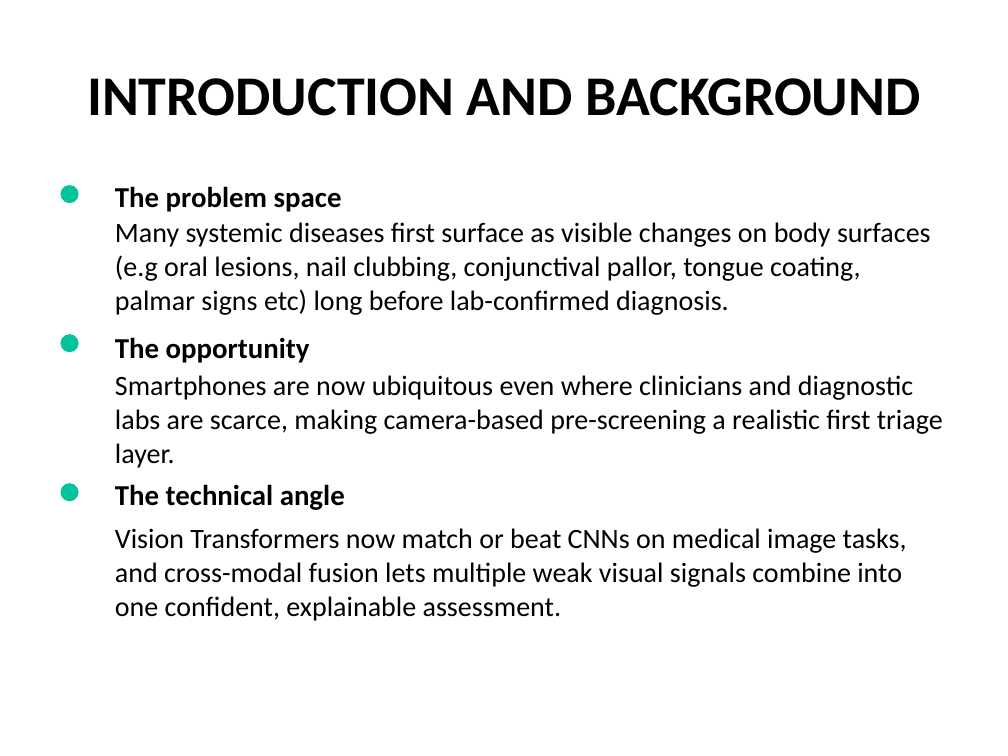
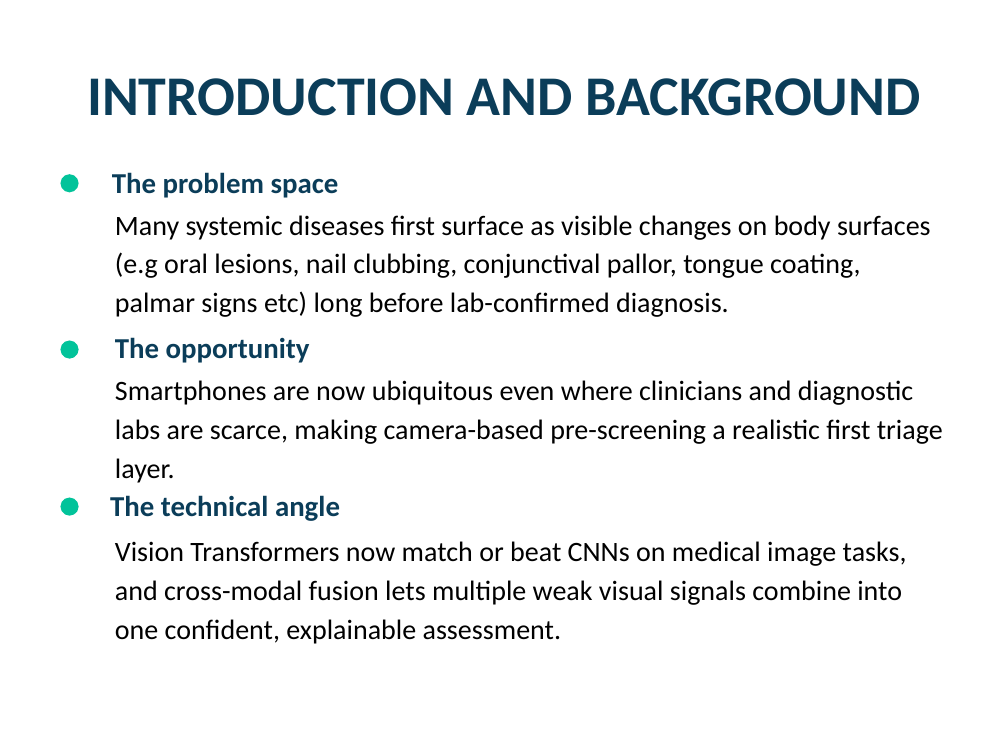
Before and after one commit to Jaffar-Kazmi/BodyScan, a slide deck: slide 5 of docs/proposal/slides.pptx. Drawn at 1008x756 pixels with LibreOffice and Linux fonts; fonts in the diff are those of the drawing; background and template pictures are left out. Boxes give left, top, right and bottom in pixels: in the first picture for what was removed or moved away, otherwise in the second. Text is boxed around its words. In the diff, an @@ line names an element or a change of style, - is before the commit and + after.

```diff
--- a/docs/proposal/slides.pptx
+++ b/docs/proposal/slides.pptx
@@ ellipse: place and size @@
-ellipse at (60,185,79,204)
+ellipse at (60,174,79,193)
@@ text colour #000000 to #0B3D59 in 4 elements at (87,78,921,116), (115,337,310,363), (110,495,340,521), (112,172,339,198) @@
@@ text "The problem space": place and size @@
-text "The problem space" at (115,186,342,212)
+text "The problem space" at (112,172,339,198)
@@ line spacing 1 to 1.15 in 3 elements at (115,380,943,444), (115,541,907,644), (115,215,931,317) @@
@@ text "Many systemic diseases first surface ...": place and size @@
-text "Many systemic diseases first surface ..." at (115,222,931,315)
+text "Many systemic diseases first surface ..." at (115,215,931,317)
@@ ellipse: place and size @@
-ellipse at (60,334,79,352)
+ellipse at (60,341,79,359)
@@ ellipse: place and size @@
-ellipse at (60,483,79,501)
+ellipse at (60,498,79,516)
@@ text "The technical angle": place and size @@
-text "The technical angle" at (115,484,345,510)
+text "The technical angle" at (110,495,340,521)
@@ text "Vision Transformers now match or ...": place and size @@
-text "Vision Transformers now match or ..." at (115,528,907,621)
+text "Vision Transformers now match or ..." at (115,541,907,644)
```
Also in this commit, not shown: 13 other slides changed, 9 slides added, 5 slides removed.
